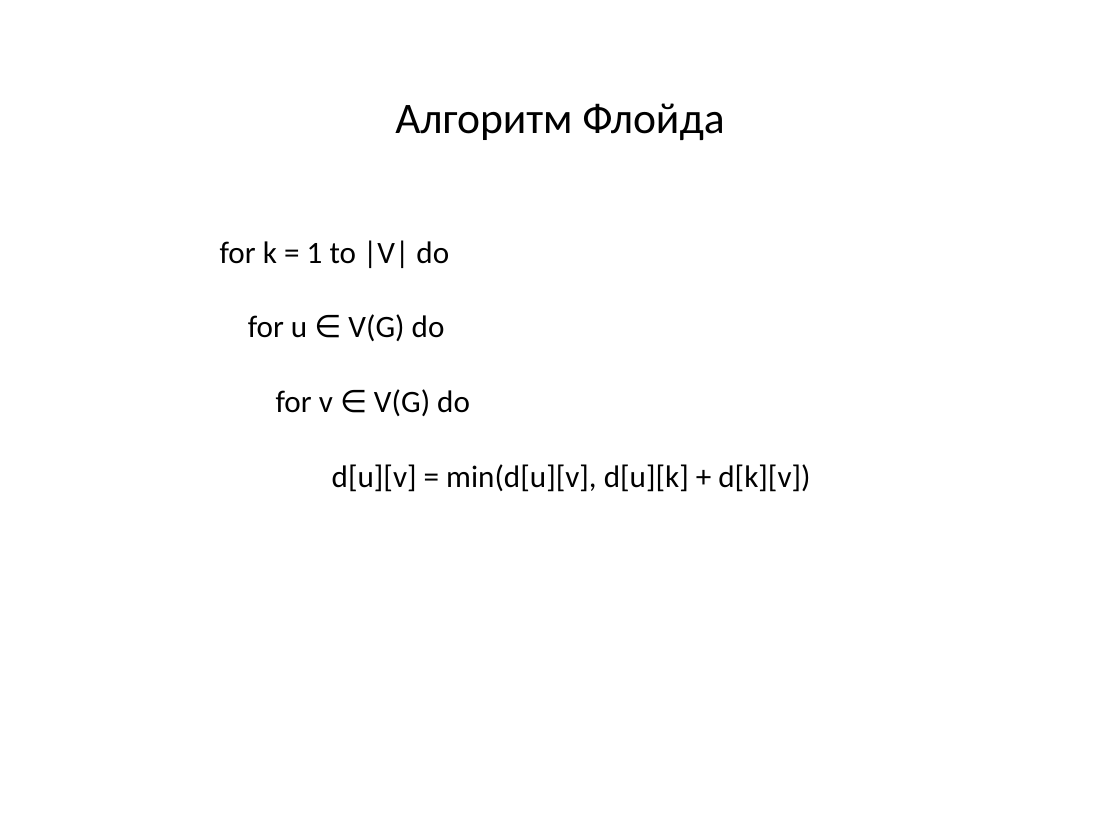
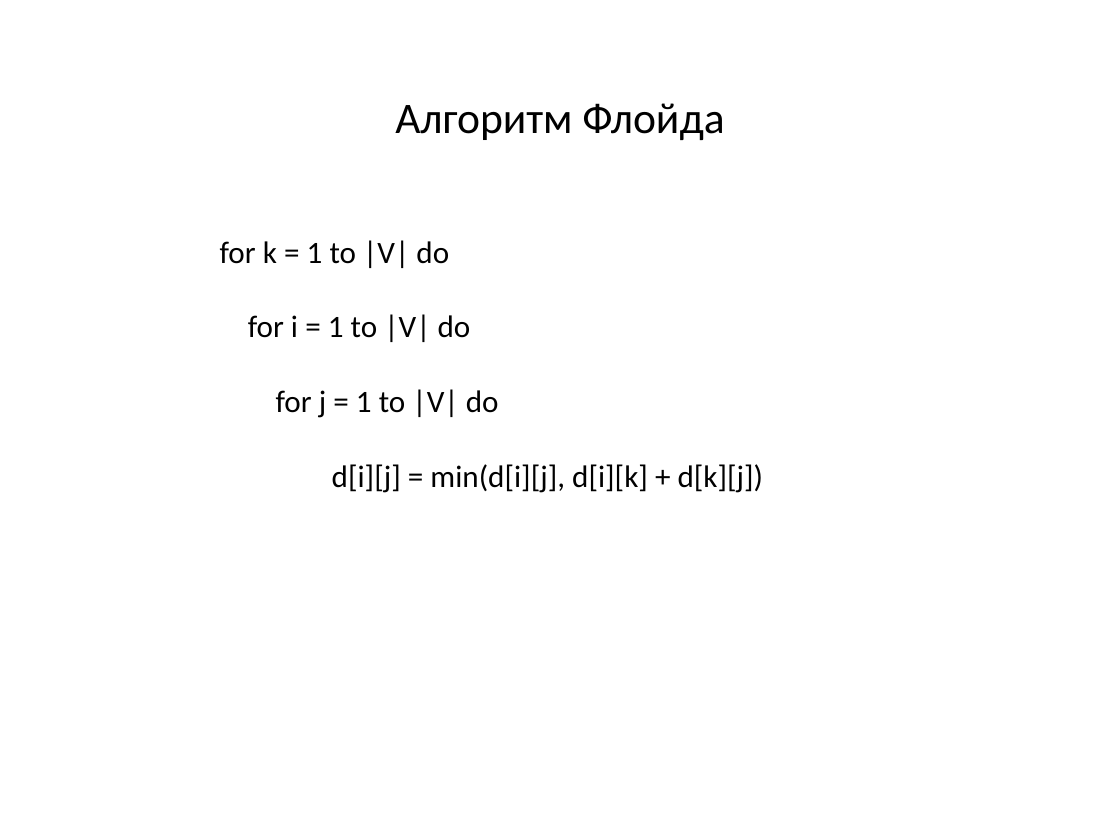
Before and after one commit to SteinbergOB/ANG, a slide deck: slide 22 of Презентации/Лекция 3.pptx (slide 19 before the commit). Drawn at 1120x840 pixels with LibreOffice and Linux fonts; fonts in the diff are those of the drawing. Boxes give left, top, right and bottom in pixels: in the first picture for what was removed or moved away, otherwise in the second. Text is boxed around its words. In the diff, an @@ line names an element or a change of style, - is before the commit and + after.

```diff
--- a/Презентации/Лекция 3.pptx
+++ b/Презентации/Лекция 3.pptx
@@ text at [248, 314, 764, 493]: text changed @@
-for u ∈ V(G) do
-  for v ∈ V(G) do
-d[u][v] = min(d[u][v], d[u][k] + d[k][v])
+for i = 1 to |V| do
+  for j = 1 to |V| do
+d[i][j] = min(d[i][j], d[i][k] + d[k][j])
```
Also in this commit, not shown: 7 other slides changed, 17 slides added, 3 other files.
